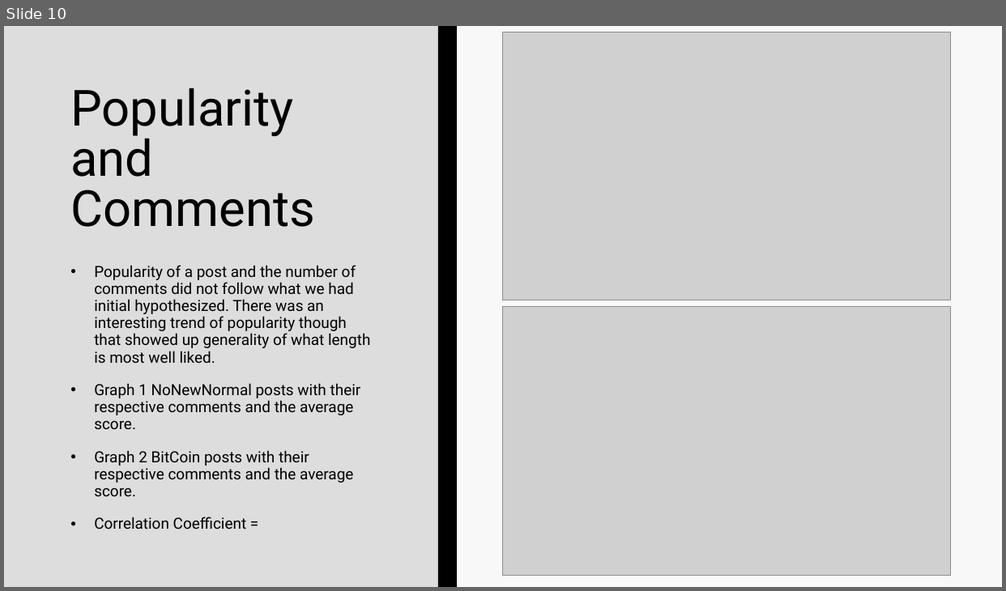
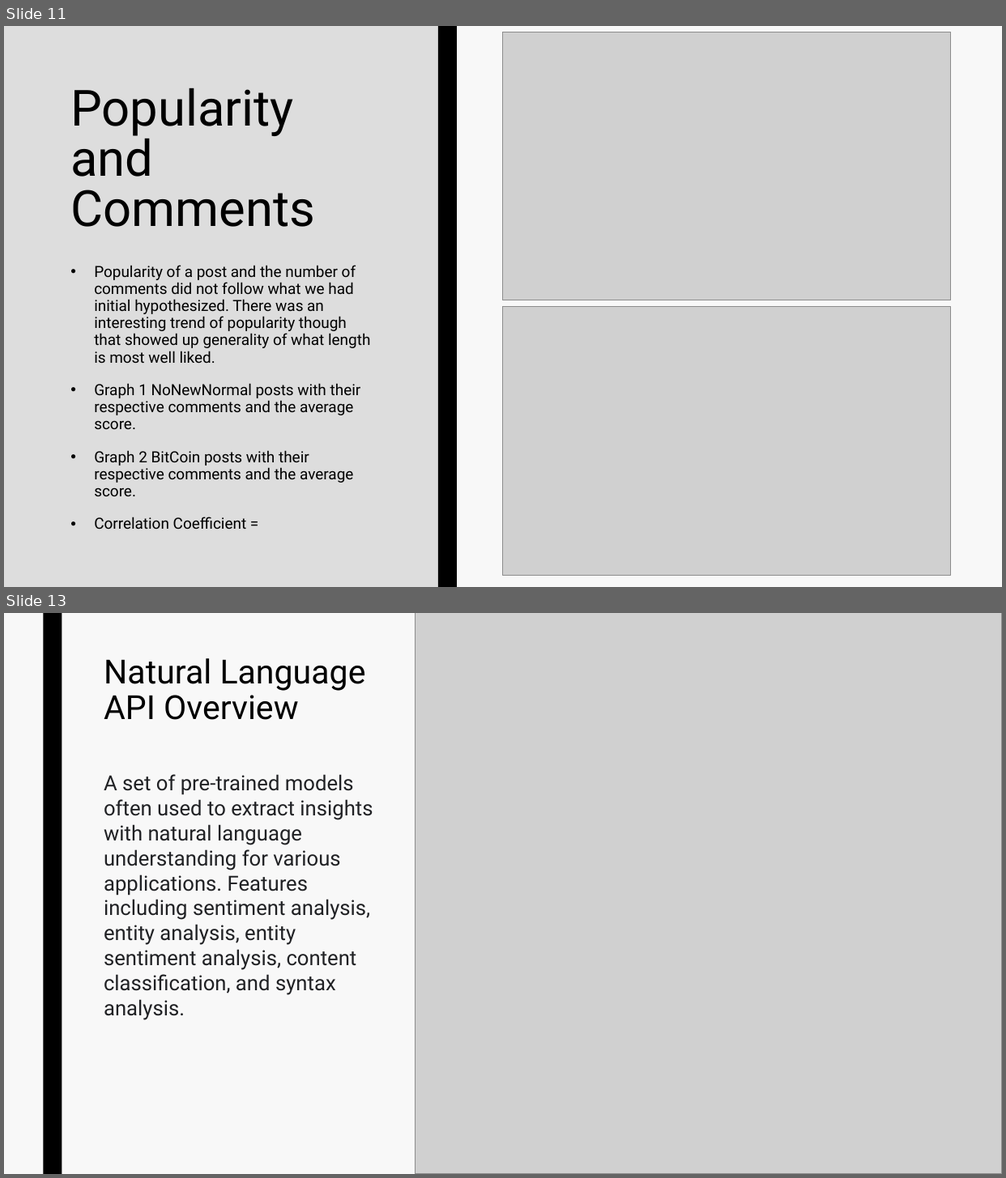
Before and after one commit to EvaTarr/CMPT412Project, a slide deck: presentation.pptx. Shown one above the other, each under a label of ours: slide 10 before the commit, slides 11 and 13 after it; the slides between them are not shown. The pictures are 1006x591 and 1006x1178 pixels, drawn with LibreOffice and Linux fonts; fonts in the diff are those of the drawing; grey boxes stand for pictures. Boxes give left, top, right and bottom in pixels: in the first picture for what was removed or moved away, otherwise in the second. Text is boxed around its words. In the diff, an @@ line names an element or a change of style, - is before the commit and + after.

```diff
--- a/presentation.pptx
+++ b/presentation.pptx
@@ slide 13 added at (4,613,1002,1174), background #F8F8F8 @@
@@ rectangle added at (43,613,62,1174), fill #000000 @@
@@ picture added at (415,613,1002,1174) @@
@@ title added at (104,658,366,720), 32 pt, text #000000 @@
+Natural Language API Overview
@@ text added at (104,774,373,1020), 20 pt, text #202124 @@
+A set of pre-trained models often used to extract insights with natural language understanding for various applications. Features including sentiment analysis, entity analysis, entity sentiment analysis, content classification, and syntax analysis.
@@ what was slide 10 is now slide 11 @@
```
Also in this commit, not shown: 6 slides changed, 16 other slides added, 1 slide removed.
